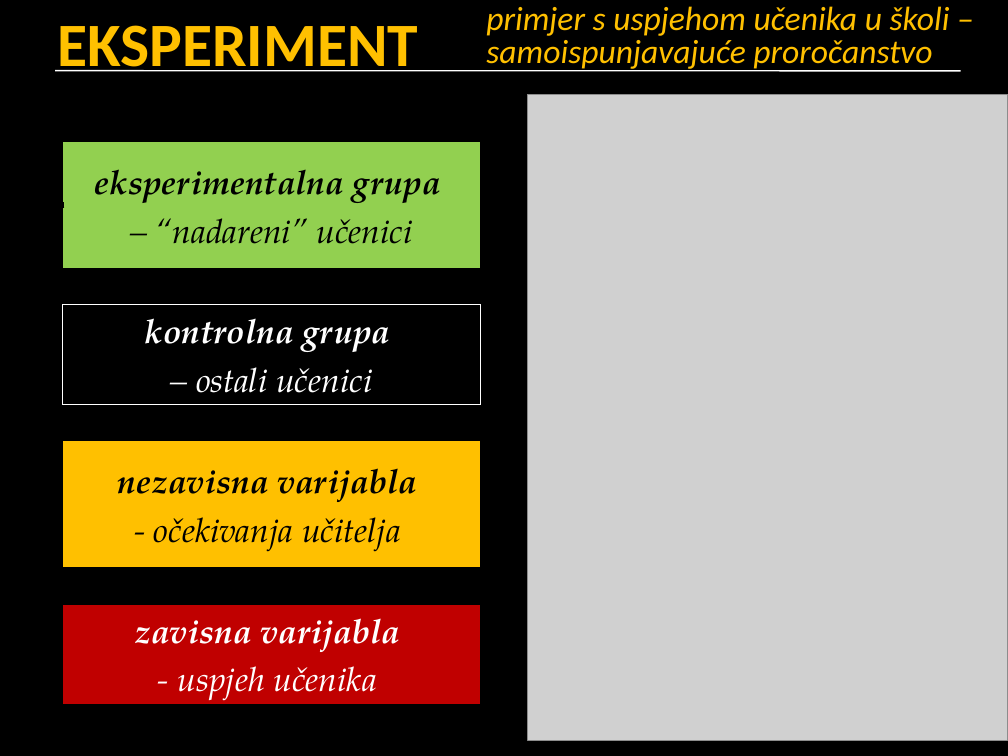
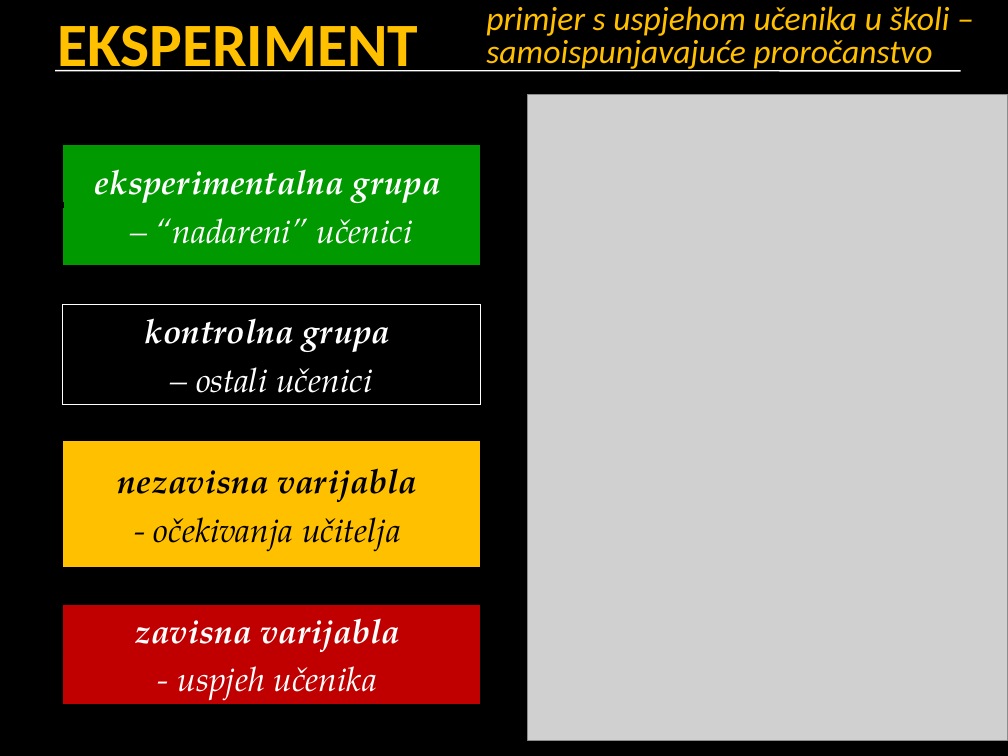
Before and after one commit to cornx/print, a slide deck: slide 30 of data/prezentacije/sociologija/002_metode_istrazivanja.pptx (slide 44 before the commit). Drawn at 1008x756 pixels with LibreOffice and Linux fonts; fonts in the diff are those of the drawing; grey boxes stand for pictures. Boxes give left, top, right and bottom in pixels: in the first picture for what was removed or moved away, otherwise in the second. Text is boxed around its words. In the diff, an @@ line names an element or a change of style, - is before the commit and + after.

```diff
--- a/data/prezentacije/sociologija/002_metode_istrazivanja.pptx
+++ b/data/prezentacije/sociologija/002_metode_istrazivanja.pptx
@@ rectangle "eksperimentalna grupa" at [62,145,480,266]: text colour #000000 to #FFFFFF; fill #92D050 to #009900 @@
@@ elbow arrow (481, 504) - (482, 206): route changed @@
```
Also in this commit, not shown: 12 other slides changed.
